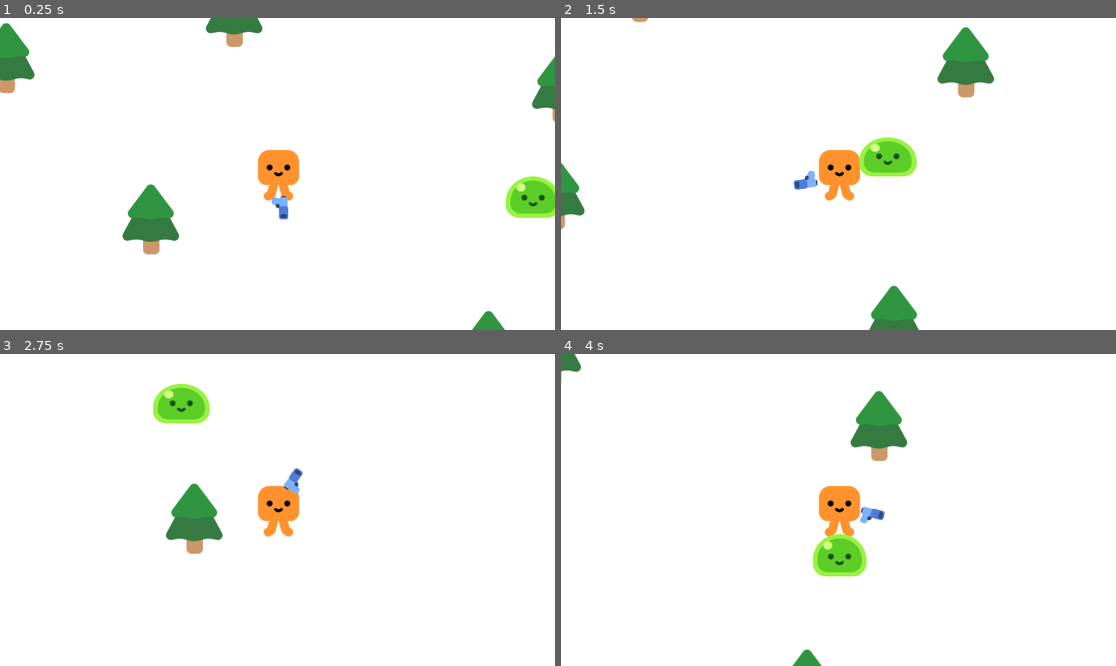
Above: before the commit, frames 1-4 (two rows, left to right).
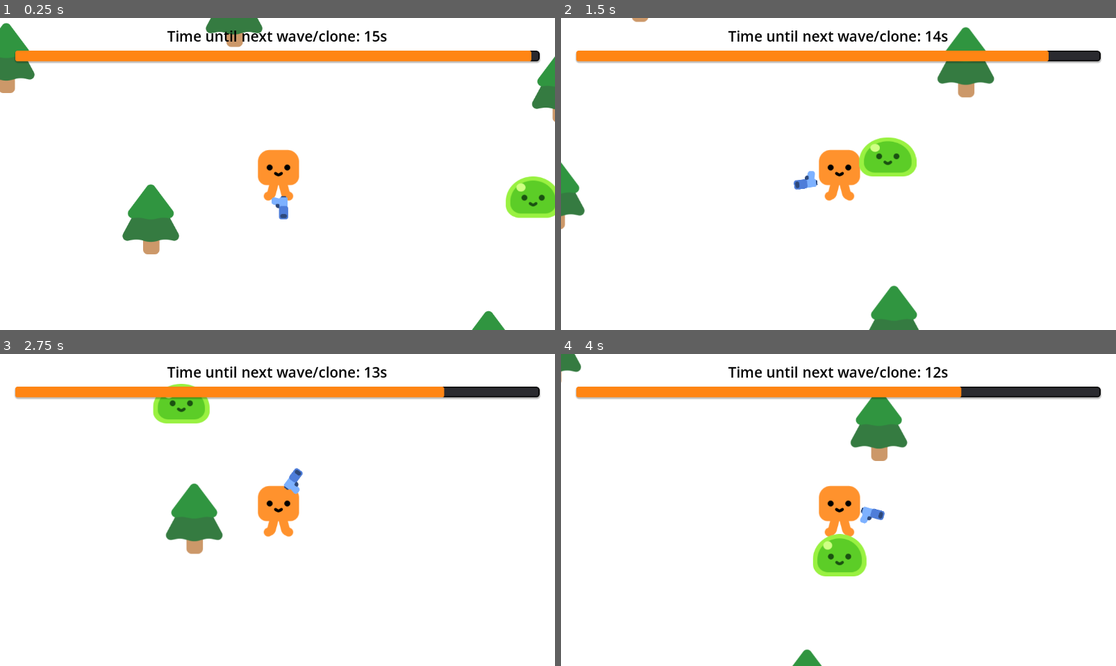
Above: after the commit, the same moments.

Repository: ar-bh/gmtk-countdown
Game: Godot game, scene res://gameplay/gameplay.tscn
Two runs of this game, one before a commit and one after it. Both use one fixed random seed, a clock stepped at 60 frames per second and the inputs below.
Inputs (mouse positions are in pixels of both pictures, inside the frame that each line leads up to):
- Up to frame 1 (0.25 s): no input
- Up to frame 2 (1.5 s): tap Enter at 0.5 s; move the mouse to (960, 158) at 0.52 s; hold D (move_right) 0.53-1.28 s; click (960, 158) at 0.6 s; move the mouse to (727, 189) at 1.27 s; hold Down (move_down) from 1.28 s (still down); tap Alt at 1.35 s
- Up to frame 3 (2.75 s): move the mouse to (333, 441) at 2.02 s; release Down (move_down) at 2.03 s; hold D (move_right) from 2.03 s (still down); tap Shift at 2.1 s
- Up to frame 4 (4 s): move the mouse to (810, 572) at 2.77 s; release D (move_right) at 2.78 s; hold W (move_up) 2.78-3.53 s; click (810, 572) at 2.85 s; move the mouse to (1005, 556) at 3.52 s; hold A (move_left) from 3.53 s (still down); tap Alt at 3.6 s

The runs differ from the first frame. In frame 1, 4.4% of the frame differs, in the area x 2-98%, y 4-15%; in frame 2, 4.4%; in frame 3, 4.4%; in frame 4, 4.4%.

Commit message:
loop/wave/clone progress bar + label

Diff:
--- /dev/null
+++ b/gameplay/gameplay.gd
@@ -0,0 +1,22 @@
+extends Node2D
+
+#region node variables
+@onready var player: Player = %Player
+
+@onready var loop_timer: Timer = %LoopTimer
+@onready var loop_label: RichTextLabel = %LoopLabel
+@onready var loop_progress_bar: ProgressBar = %LoopProgressBar
+#endregion
+
+# Called when the node enters the scene tree for the first time.
+func _ready() -> void:
+	loop_timer.timeout.connect(_on_loop_timer_timeout)
+
+
+# Called every frame. 'delta' is the elapsed time since the previous frame.
+func _process(delta: float) -> void:
+	loop_label.text = "[center]Time until next wave/clone: " + str(int(ceil(loop_timer.time_left))) + "s[/center]"
+	loop_progress_bar.value = (loop_timer.time_left / loop_timer.wait_time) * 100.0
+
+func _on_loop_timer_timeout() -> void:
+	pass
--- a/gameplay/gameplay.tscn
+++ b/gameplay/gameplay.tscn
@@ -1,18 +1,46 @@
 [gd_scene format=3 uid="uid://ch8yvm2w7g7e5"]
 
+[ext_resource type="Script" uid="uid://b7apl3ir83oxu" path="res://gameplay/gameplay.gd" id="1_ktb3l"]
 [ext_resource type="PackedScene" uid="uid://4mdipk1jvq2m" path="res://player/player.tscn" id="2_41n4r"]
 [ext_resource type="Texture2D" uid="uid://b56jcm86x5qrk" path="res://map/pine_tree.png" id="3_ktb3l"]
 [ext_resource type="PackedScene" uid="uid://ca5hi0o4wid0k" path="res://enemies/slime/slime.tscn" id="3_ueusv"]
 
+[sub_resource type="StyleBoxFlat" id="StyleBoxFlat_pb_bg"]
+content_margin_left = 3.0
+content_margin_top = 3.0
+content_margin_right = 3.0
+content_margin_bottom = 3.0
+bg_color = Color(0.1, 0.1, 0.12, 0.9)
+border_width_left = 2
+border_width_top = 2
+border_width_right = 2
+border_width_bottom = 2
+border_color = Color(0, 0, 0, 1)
+corner_radius_top_left = 6
+corner_radius_top_right = 6
+corner_radius_bottom_right = 6
+corner_radius_bottom_left = 6
+shadow_color = Color(0, 0, 0, 0.25)
+shadow_size = 3
+shadow_offset = Vector2(0, 2)
+
+[sub_resource type="StyleBoxFlat" id="StyleBoxFlat_pb_fill"]
+bg_color = Color(1, 0.52, 0.08, 1)
+corner_radius_top_left = 4
+corner_radius_top_right = 4
+corner_radius_bottom_right = 4
+corner_radius_bottom_left = 4
+
 [node name="Gameplay" type="Node2D" unique_id=1387358134]
+script = ExtResource("1_ktb3l")
 
 [node name="Map" type="Node2D" parent="." unique_id=1095250107]
 
 [node name="WhiteBackgroundColorRect" type="ColorRect" parent="Map" unique_id=1332958542]
-offset_left = -1874.0
-offset_top = -943.0
-offset_right = 2579.0
-offset_bottom = 1679.0
+offset_left = -2249.0
+offset_top = -1390.0
+offset_right = 2204.0
+offset_bottom = 1232.0
 
 [node name="PineTree" type="Sprite2D" parent="Map" unique_id=1663121200]
 position = Vector2(-263, 104)
@@ -35,6 +63,43 @@
 texture = ExtResource("3_ktb3l")
 
 [node name="Player" parent="." unique_id=1453844567 instance=ExtResource("2_41n4r")]
+unique_name_in_owner = true
 
 [node name="Slime" parent="." unique_id=1265096264 instance=ExtResource("3_ueusv")]
 position = Vector2(555, 117)
+
+[node name="LoopTimer" type="Timer" parent="." unique_id=675075050]
+unique_name_in_owner = true
+wait_time = 15.0
+autostart = true
+
+[node name="CanvasLayer" type="CanvasLayer" parent="." unique_id=1882922584]
+
+[node name="VBoxContainer" type="VBoxContainer" parent="CanvasLayer" unique_id=451341031]
+anchors_preset = 10
+anchor_right = 1.0
+offset_left = 32.0
+offset_top = 16.0
+offset_right = -32.0
+offset_bottom = 72.0
+grow_horizontal = 2
+theme_override_constants/separation = 10
+
+[node name="LoopLabel" type="RichTextLabel" parent="CanvasLayer/VBoxContainer" unique_id=933775278]
+unique_name_in_owner = true
+layout_mode = 2
+theme_override_colors/default_color = Color(0, 0, 0, 1)
+theme_override_font_sizes/normal_font_size = 30
+bbcode_enabled = true
+text = "[center]Time until next wave/clone: xs[/center]"
+fit_content = true
+
+[node name="LoopProgressBar" type="ProgressBar" parent="CanvasLayer/VBoxContainer" unique_id=1991386752]
+unique_name_in_owner = true
+custom_minimum_size = Vector2(0, 22)
+layout_mode = 2
+size_flags_horizontal = 3
+theme_override_styles/background = SubResource("StyleBoxFlat_pb_bg")
+theme_override_styles/fill = SubResource("StyleBoxFlat_pb_fill")
+value = 100.0
+show_percentage = false
--- a/player/player.gd
+++ b/player/player.gd
@@ -1,3 +1,4 @@
+class_name Player
 extends CharacterBody2D
 
 #region movement variables
Not shown, added: gameplay/gameplay.gd.uid
